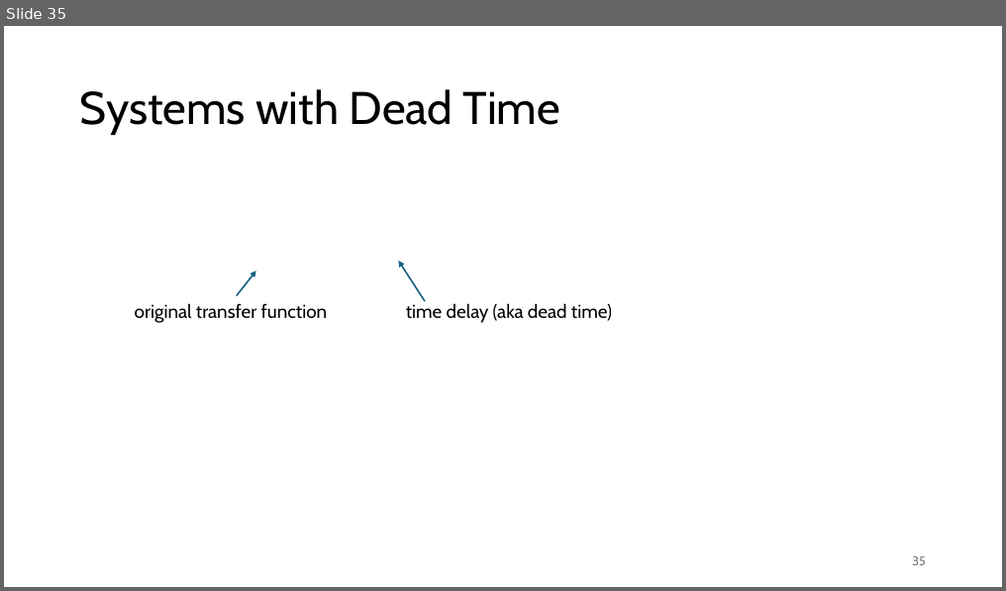
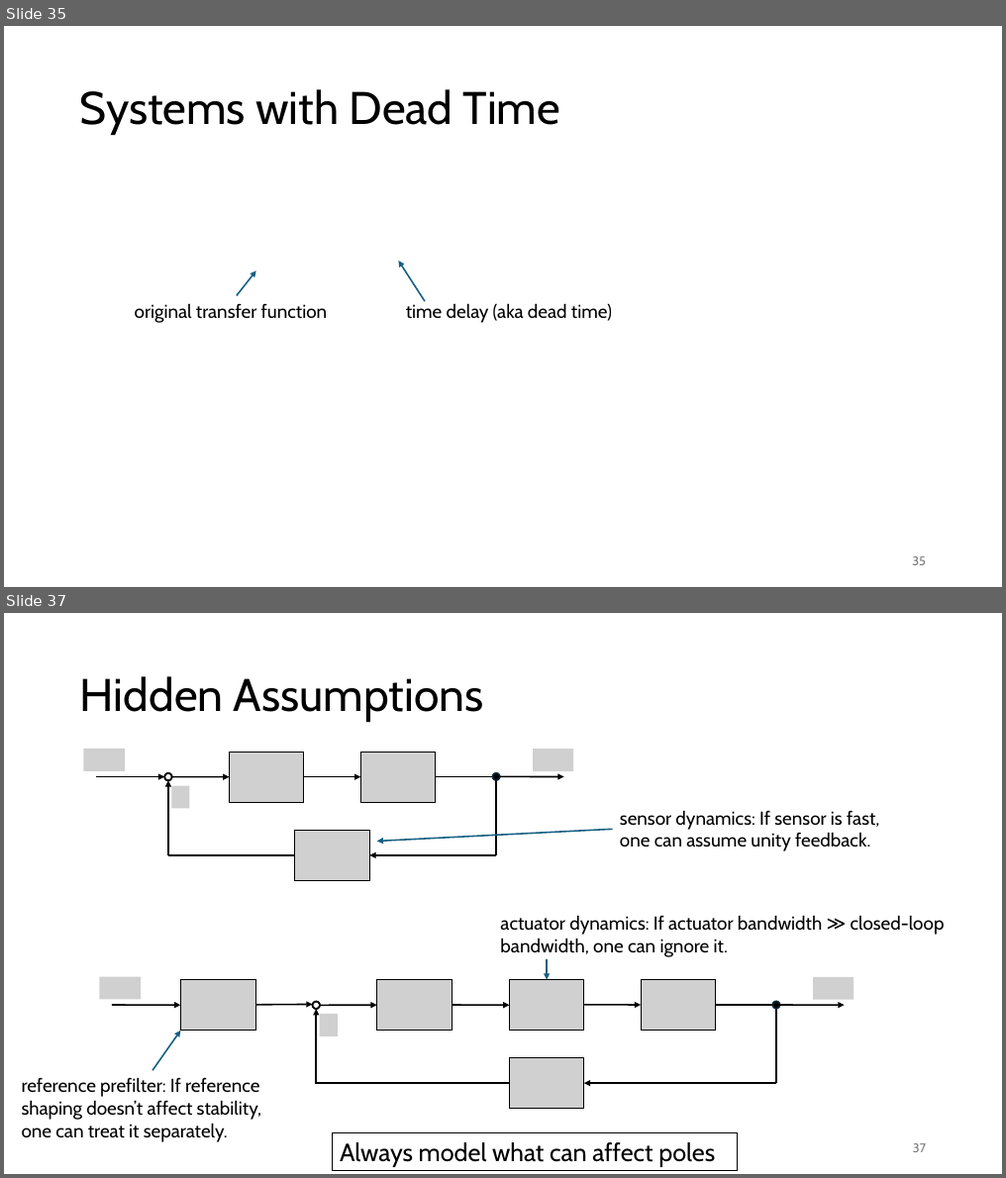
Before and after one commit to FelixWick/control_engineering, a slide deck: slides/3_Laplace.pptx. Shown one above the other, each under a label of ours: slide 35 before the commit, slides 35 and 37 after it; the slides between them are not shown. The pictures are 1006x591 and 1006x1178 pixels, drawn with LibreOffice and Linux fonts; fonts in the diff are those of the drawing; grey boxes stand for pictures. Boxes give left, top, right and bottom in pixels: in the first picture for what was removed or moved away, otherwise in the second. Text is boxed around its words. In the diff, an @@ line names an element or a change of style, - is before the commit and + after.

```diff
--- a/slides/3_Laplace.pptx
+++ b/slides/3_Laplace.pptx
@@ slide 37 added at (4, 613, 1002, 1174), background #FFFFFF @@
@@ title added at (80, 676, 484, 722), 44 pt, text #000000 @@
+Hidden Assumptions
@@ text added at (620, 810, 879, 852), 18 pt, text #000000 @@
+sensor dynamics: If sensor is fast, one can assume unity feedback.
@@ arrow added from (613, 830) to (377, 842), #156082 1.5 pt @@
@@ group added at (83, 749, 573, 880): 6 pictures, 6 arrows, 3 lines, 1 ellipse, 1 donut @@
@@ text added at (500, 915, 944, 958), 18 pt, text #000000 @@
+actuator dynamics: If actuator bandwidth ≫ closed-loop bandwidth, one can ignore it.
@@ arrow added from (547, 959) to (547, 980), #156082 1.5 pt @@
@@ group added at (100, 977, 853, 1109): 8 pictures, 8 arrows, 3 lines, 1 ellipse, 1 donut @@
@@ arrow added from (152, 1070) to (180, 1031), #156082 1.5 pt @@
@@ text added at (22, 1077, 262, 1143), 18 pt, text #000000 @@
+reference prefilter: If reference shaping doesn’t affect stability, one can treat it separately.
@@ rectangle added at (333, 1134, 738, 1170), outline #000000 0.75 pt, 24 pt, text #000000 @@
+Always model what can affect poles
@@ page number added at (913, 1144, 926, 1153), 12 pt, text #797979 @@
+37
```
Also in this commit, not shown: 1 slide changed, 1 slide removed.
